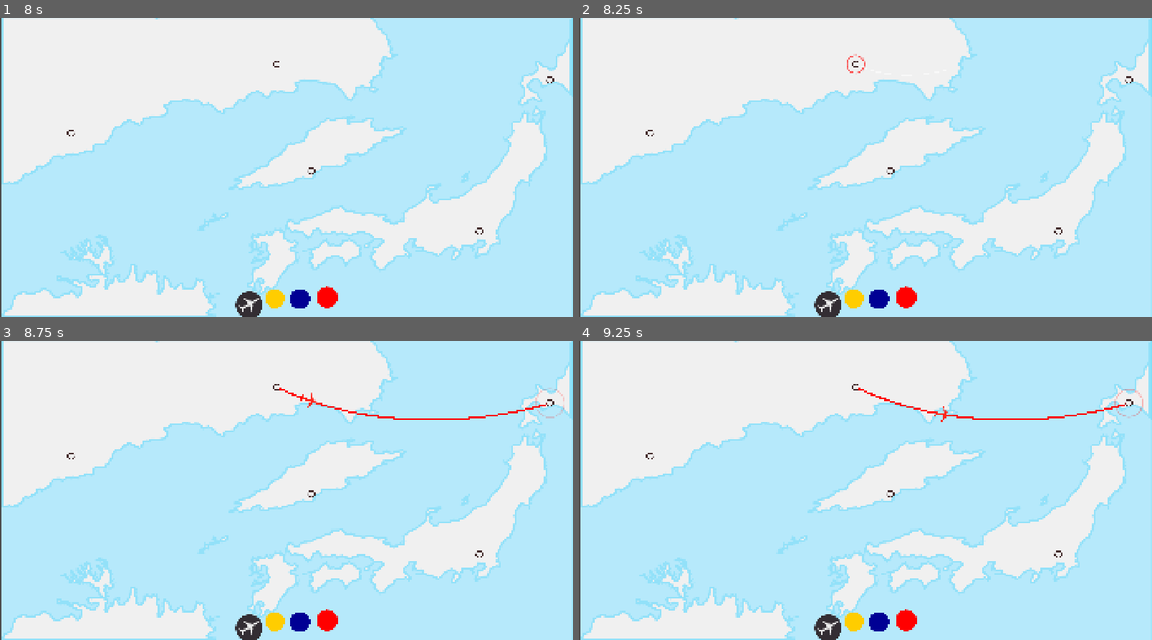
Above: before the commit, frames 1-4 (two rows, left to right).
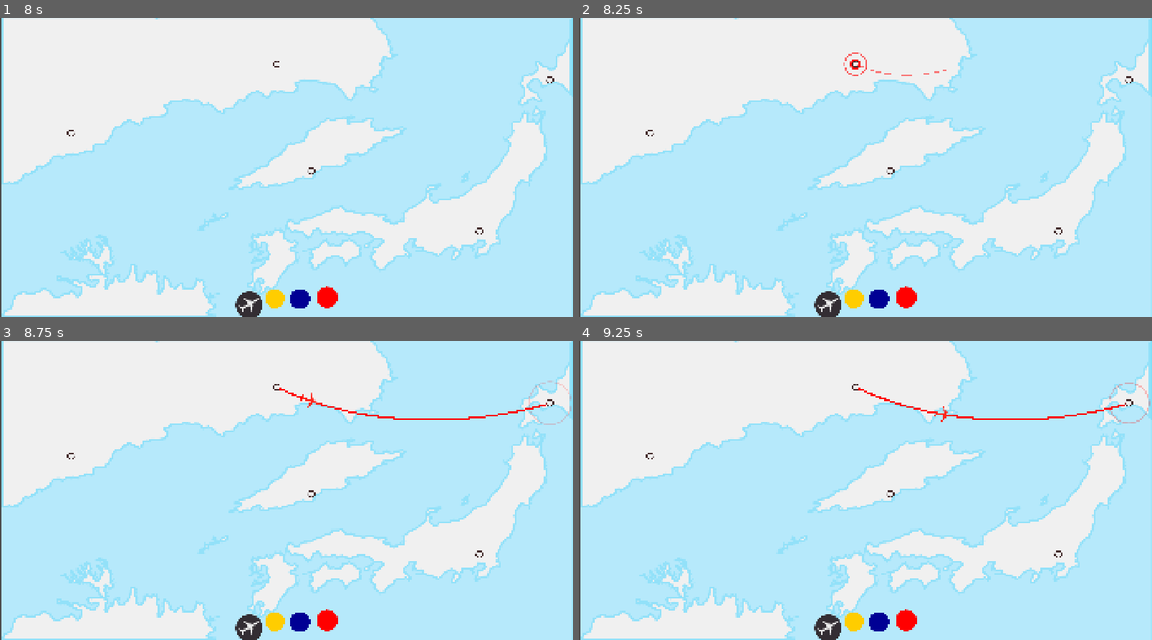
Above: after the commit, the same moments.

Repository: top-it-090304/Holding-Pattern
Game: Godot game, scene res://scene/Main.tscn
Same seed, same stepped clock (60 frames per second), same inputs: the game is played once before the commit and once after it.
Inputs (mouse positions are in pixels of both pictures, inside the frame that each line leads up to):
- Up to frame 1 (8 s): click (275, 299) at 0.5 s; click (297, 299) at 1.25 s; click (326, 296) at 2 s; click (275, 299) at 2.75 s; click (297, 299) at 3.5 s; click (326, 296) at 4.25 s; click (275, 299) at 5 s; click (297, 299) at 5.75 s; click (326, 296) at 6.5 s; tap Enter at 7.25 s; drag from (246, 305) to (275, 65) at 7.27 s
- Up to frame 2 (8.25 s): tap Space at 8 s; drag from (854, 65) to (1129, 80) at 8.02 s
- Up to frame 3 (8.75 s): no input
- Up to frame 4 (9.25 s): click (1129, 403) at 8.92 s

Frame 1 is identical in both runs. In frame 2, 0.2% of the frame differs, in the area x 46-65%, y 11-20%; in frame 3, 0.1%; in frame 4, 0.2%.

Commit message:
Stroke dots

Diff:
--- a/scripts/Airport.gd
+++ b/scripts/Airport.gd
@@ -6,11 +6,21 @@
 var pulse_alpha = 1.0
 var pulse_color = Color.WHITE
 
+var is_highlighted = false
+var highlight_color = Color.WHITE
+
 func _input_event(_viewport, event, _shape_idx):
 	if event is InputEventMouseButton and event.pressed:
 		if event.button_index == MOUSE_BUTTON_LEFT:
 			activate_pulse()
 			airport_selected.emit(self)
+
+
+func set_highlight(active: bool, color: Color = Color.WHITE):
+	is_highlighted = active
+	highlight_color = color
+	queue_redraw()
+
 
 func activate_pulse():
 	pulse_color = GameData.lines_data["current hex color"]
@@ -19,9 +29,8 @@
 func play_pulse_effect():
 	pulse_radius = 20.0
 	pulse_alpha = 1.0
-
 	var tween = create_tween().set_parallel(true)
-	tween.tween_property(self, "pulse_radius", 50.0, 0.4).set_trans(Tween.TRANS_SINE)
+	tween.tween_property(self, "pulse_radius", 75.0, 0.4).set_trans(Tween.TRANS_SINE)
 	tween.tween_property(self, "pulse_alpha", 0.0, 0.4)
 
 func _process(_delta):
@@ -29,6 +38,11 @@
 		queue_redraw()
 
 func _draw():
+	## обводка
+	if is_highlighted:
+		draw_arc(Vector2.ZERO, 15.0, 15.0, PI*2, 64, highlight_color, 5.0, true)
+
+	## всплеск
 	if pulse_radius > 0:
 		var draw_color = pulse_color
 		draw_color.a = pulse_alpha
--- a/scripts/Main.gd
+++ b/scripts/Main.gd
@@ -34,6 +34,11 @@
 
 func _process(_delta):
 	if is_drawing and selected_airport:
+		var current_color = GameData.lines_data["current hex color"]
+		pred_line.default_color = Color(current_color.r, current_color.g, current_color.b, 0.5)
+
+		selected_airport.set_highlight(true, current_color)
+
 		line_draw(selected_airport.global_position, get_global_mouse_position())
 		check_airopotr()
 
@@ -49,11 +54,15 @@
 
 func check_airopotr():
 	var mouse_pos = get_global_mouse_position()
+	var current_color = GameData.lines_data["current hex color"]
+
 	for airport in get_tree().get_nodes_in_group("airports"):
 		if airport != selected_airport and airport.global_position.distance_to(mouse_pos) < 50:
 			airport.activate_pulse()
 			create_route(selected_airport, airport)
+
 			selected_airport = airport
+			selected_airport.set_highlight(true, current_color)
 
 func create_route(a, b):
 	var route = route_scene.instantiate()
@@ -61,6 +70,8 @@
 	route.create_line(a, b)
 
 func stop_draw():
+	for airport in get_tree().get_nodes_in_group("airports"):
+		airport.set_highlight(false)
 	selected_airport = null
 	is_drawing = false
 	pred_line.clear_points()
